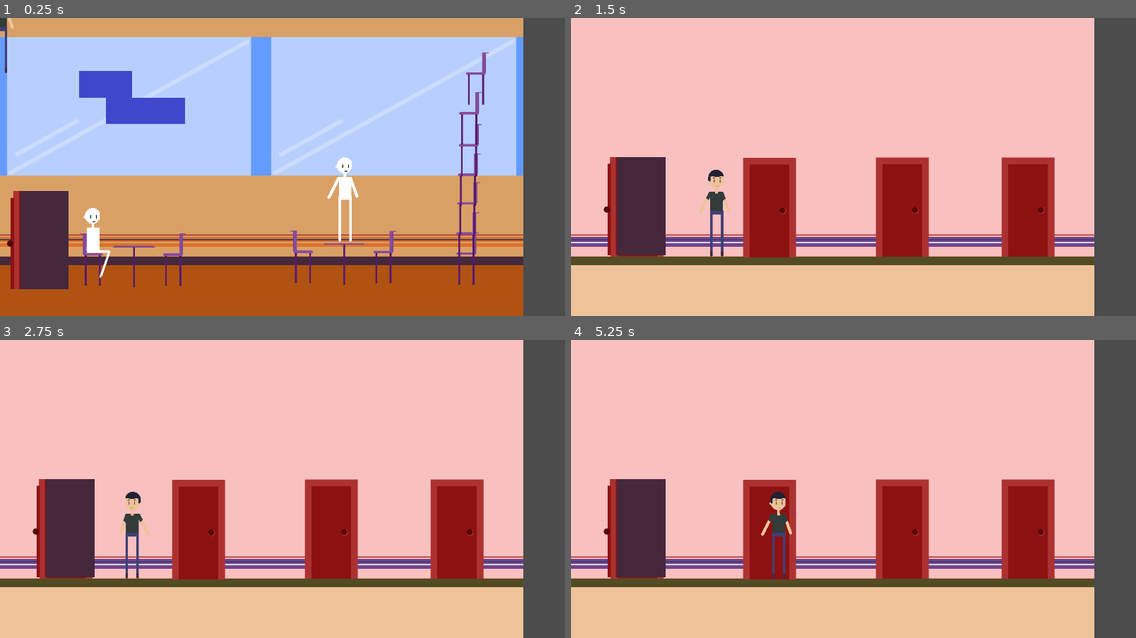
Above: before the commit, frames 1-4 (two rows, left to right).
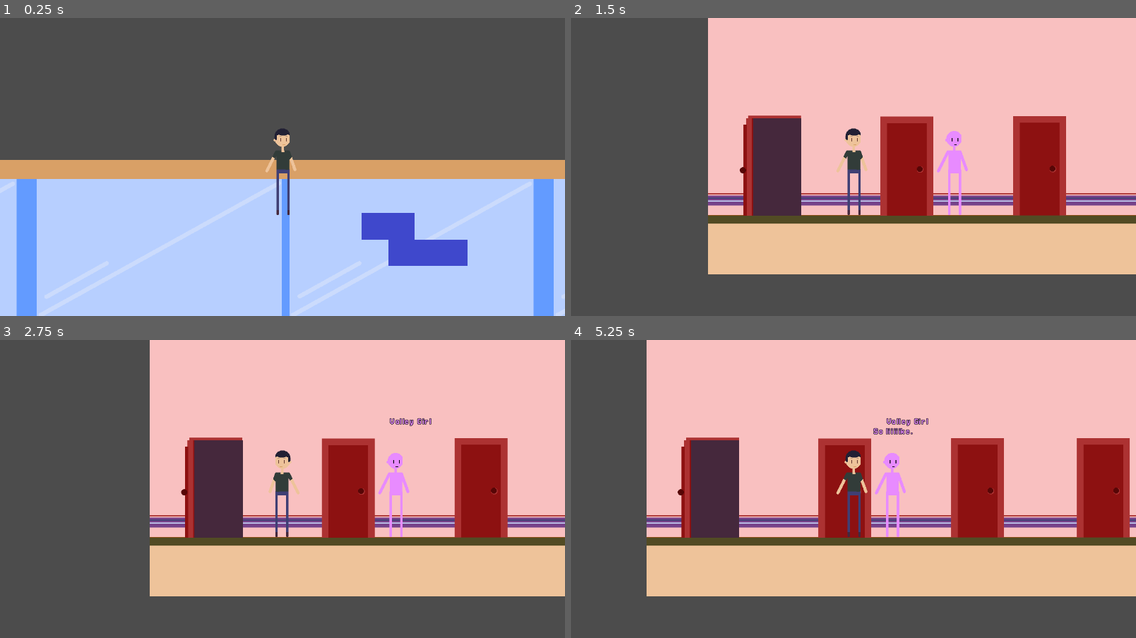
Above: after the commit, the same moments.

Repository: orangeorigins/gamejam_rpg
Game: Godot game, scene res://Scenes/DC.tscn
Two runs of this game, one before a commit and one after it. Both use one fixed random seed, a clock stepped at 60 frames per second and the inputs below.
Inputs:
- Up to frame 1 (0.25 s): no input
- Up to frame 2 (1.5 s): tap Enter (ui_accept) at 0.5, 0.77, 0.8, 1.07, 1.35 s; hold D (right) from 0.53 s (still down); tap B (b) at 0.6 s
- Up to frame 3 (2.75 s): tap Enter (ui_accept) at 1.52, 1.82, 2.3 s; tap B (b) at 1.55, 2.1 s; release D (right) at 2.03 s; hold A (left) from 2.03 s (still down)
- Up to frame 4 (5.25 s): release A (left) at 2.78 s; hold D (right) 2.78-4.28 s; tap B (b) at 2.85, 4.35, 5.1 s; tap Enter (ui_accept) at 3.02, 3.32, 3.6, 3.77, 4.07, 4.52, 4.82 s; hold A (left) 4.28-5.03 s; hold D (right) from 5.03 s (still down)

The runs differ from the first frame. In frame 1, 96% of the frame differs, in the area x 0-100%, y 0-100%; in frame 2, 62%; in frame 3, 65%; in frame 4, 62%.

Commit message:
FONT

Diff:
--- /dev/null
+++ b/project/Font.tres
@@ -0,0 +1,10 @@
+[gd_resource type="DynamicFont" load_steps=2 format=2]
+
+[ext_resource path="res://Pixellari.ttf" type="DynamicFontData" id=1]
+
+[resource]
+size = 20
+outline_size = 1
+outline_color = Color( 0, 0, 0, 1 )
+extra_spacing_char = 1
+font_data = ExtResource( 1 )
--- a/project/Scenes/Background_Dorm.tscn
+++ b/project/Scenes/Background_Dorm.tscn
@@ -1,22 +1,32 @@
-[gd_scene load_steps=5 format=2]
+[gd_scene load_steps=6 format=2]
 
 [ext_resource path="res://Art/Background_Dorm.png" type="Texture" id=1]
 [ext_resource path="res://Scenes/Open Door.tscn" type="PackedScene" id=2]
 [ext_resource path="res://Scenes/Player.tscn" type="PackedScene" id=3]
 [ext_resource path="res://tile_set.res" type="TileSet" id=4]
+[ext_resource path="res://Scenes/NPC.tscn" type="PackedScene" id=5]
 
 [node name="Background_Dorm" type="Sprite"]
+z_index = -2
+z_as_relative = false
 texture = ExtResource( 1 )
 centered = false
 
 [node name="Open Door" parent="." instance=ExtResource( 2 )]
-position = Vector2( 153.347, 454.677 )
+position = Vector2( 150, 460 )
 destination = "res://Scenes/DC.tscn"
 
 [node name="Player" parent="." instance=ExtResource( 3 )]
 position = Vector2( 340.935, 460.405 )
+z_as_relative = false
 
 [node name="TileMap" type="TileMap" parent="."]
 tile_set = ExtResource( 4 )
 format = 1
 tile_data = PoolIntArray( 589824, 2, 0, 589825, 2, 0, 589826, 2, 0, 589827, 2, 0, 589828, 2, 0, 589829, 2, 0, 589830, 2 …(215 unchanged characters)…
+
+[node name="NPC" parent="." instance=ExtResource( 5 )]
+modulate = Color( 0.909804, 0.545098, 1, 1 )
+position = Vector2( 600, 460 )
+npc_name = "Valley Girl"
+dialog = [ "So liiiiike….", "Hey!" ]
--- a/project/Scenes/DC.tscn
+++ b/project/Scenes/DC.tscn
@@ -12,19 +12,30 @@
 [node name="DC" type="Node2D"]
 
 [node name="Background_DC" type="Sprite" parent="."]
+z_index = -2
+z_as_relative = false
 texture = ExtResource( 1 )
 centered = false
 __meta__ = {
 "_edit_lock_": true
 }
 
+[node name="Background_DC2" type="Sprite" parent="."]
+position = Vector2( -1249.86, 0 )
+z_index = -2
+z_as_relative = false
+texture = ExtResource( 1 )
+centered = false
+
 [node name="TileMap" type="TileMap" parent="."]
 tile_set = ExtResource( 2 )
 format = 1
-tile_data = PoolIntArray( 131075, 0, 0, 131076, 0, 0, 196612, 0, 0, 196613, 0, 0, 196614, 0, 0, 655360, 2, 0, 655361, 2, 0, 655362, 2, 0, 655363, 2, 0, 655364, 2, 0, 655365, 2, 0, 655366, 2, 0, 655367, 2, 0, 655368, 2, 0, 655369, 2, 0, 655370, 2, 0, 655371, 2, 0, 655372, 2, 0, 655373, 2, 0, 655374, 2, 0, 655375, 2, 0, 655376, 2, 0, 655377, 2, 0, 655378, 2, 0, 655379, 2, 0, 655380, 2, 0, 655381, 2, 0 )
+tile_data = PoolIntArray( 20, 0, 0, 131052, 0, 0, 65556, 0, 0, 196588, 0, 0, 131075, 0, 0, 131076, 0, 0, 131092, 0, 0, 262124, 0, 0, 196612, 0, 0, 196613, 0, 0, 196614, 0, 0, 196628, 0, 0, 327660, 0, 0, 262164, 0, 0, 393196, 0, 0, 327700, 0, 0, 458732, 0, 0, 393236, 0, 0, 524268, 0, 0, 458772, 0, 0, 589804, 0, 0, 524308, 0, 0, 655340, 0, 0, 589844, 0, 0, 720876, 0, 0, 720877, 2, 0, 720878, 2, 0, 720879, 2, 0, 720880, 2, 0, 720881, 2, 0, 720882, 2, 0, 720883, 2, 0, 720884, 2, 0, 720885, 2, 0, 720886, 2, 0, 720887, 2, 0, 720888, 2, 0, 720889, 2, 0, 720890, 2, 0, 720891, 2, 0, 720892, 2, 0, 720893, 2, 0, 720894, 2, 0, 720895, 2, 0, 655360, 2, 0, 655361, 2, 0, 655362, 2, 0, 655363, 2, 0, 655364, 2, 0, 655365, 2, 0, 655366, 2, 0, 655367, 2, 0, 655368, 2, 0, 655369, 2, 0, 655370, 2, 0, 655371, 2, 0, 655372, 2, 0, 655373, 2, 0, 655374, 2, 0, 655375, 2, 0, 655376, 2, 0, 655377, 2, 0, 655378, 2, 0, 655379, 2, 0, 655380, 0, 0, 655381, 2, 0 )
 __meta__ = {
 "_edit_lock_": true
 }
+
+[node name="Camera2D" type="Camera2D" parent="TileMap"]
 
 [node name="Chair" parent="." instance=ExtResource( 3 )]
 position = Vector2( 230, 529 )
--- a/project/Scenes/NPC.gd
+++ b/project/Scenes/NPC.gd
@@ -14,8 +14,8 @@
 # Called when the node enters the scene tree for the first time.
 func _ready():
 	area.connect("body_entered", self, "_on_Area2D_body_entered")
-	$RichTextLabel2.text = ""
-	$RichTextLabel.text = ""
+	$Label2.text = ""
+	$Label.text = ""
 
 	if is_sitting:
 		$"NPC SITTING".visible = true
@@ -29,10 +29,10 @@
 
 		#say nothing when finished with lines
 		if dialog_index == -1:
-			$RichTextLabel.text = ""
+			$Label.text = ""
 		else:
-			$RichTextLabel2.text = npc_name
-			$RichTextLabel.text= dialog[dialog_index]
+			$Label2.text = npc_name
+			$Label.text= dialog[dialog_index]
 		dialog_index += 1
 		if dialog_index >= dialog.size():
 			dialog_index = -1
@@ -51,7 +51,7 @@
 		return
 	near_player = false
 	dialog_index = 0
-	$RichTextLabel2.text = ""
-	$RichTextLabel.text = ""
+	$Label2.text = ""
+	$Label.text = ""
 
 	pass # Replace with function body.
--- a/project/Scenes/NPC.tscn
+++ b/project/Scenes/NPC.tscn
@@ -1,8 +1,9 @@
-[gd_scene load_steps=5 format=2]
+[gd_scene load_steps=6 format=2]
 
 [ext_resource path="res://Scenes/NPC.gd" type="Script" id=1]
 [ext_resource path="res://Art/NPC_Template.png" type="Texture" id=2]
 [ext_resource path="res://Art/NPC SITTING.png" type="Texture" id=3]
+[ext_resource path="res://Font.tres" type="DynamicFont" id=4]
 
 [sub_resource type="RectangleShape2D" id=1]
 extents = Vector2( 242.026, 109.597 )
@@ -22,26 +23,25 @@
 position = Vector2( -5.51138, 13.8635 )
 shape = SubResource( 1 )
 
-[node name="RichTextLabel" type="RichTextLabel" parent="."]
-margin_left = -92.0
-margin_top = -163.0
-margin_right = 94.0
-margin_bottom = -61.0
-rect_scale = Vector2( 2, 2 )
-
-[node name="RichTextLabel2" type="RichTextLabel" parent="."]
-margin_left = -93.0
-margin_top = -185.283
-margin_right = 150.0
-margin_bottom = -152.283
-rect_scale = Vector2( 2, 2 )
-bbcode_enabled = true
-bbcode_text = "[b]NAME[/b]"
-text = "NAME"
-
 [node name="NPC SITTING" type="Sprite" parent="."]
 position = Vector2( -0.37738, -23.7733 )
 texture = ExtResource( 3 )
 
+[node name="Label" type="Label" parent="."]
+margin_left = -50.9427
+margin_top = -149.432
+margin_right = 51.0573
+margin_bottom = -133.432
+custom_fonts/font = ExtResource( 4 )
+text = "SAMPLE TEXT"
+
+[node name="Label2" type="Label" parent="."]
+margin_left = -20.7544
+margin_top = -172.828
+margin_right = 19.2456
+margin_bottom = -158.828
+custom_fonts/font = ExtResource( 4 )
+text = "NAME"
+
 [connection signal="body_entered" from="Area2D" to="." method="_on_Area2D_body_entered"]
 [connection signal="body_exited" from="Area2D" to="." method="_on_Area2D_body_exited"]
--- a/project/Scenes/Open Door.tscn
+++ b/project/Scenes/Open Door.tscn
@@ -7,6 +7,8 @@
 extents = Vector2( 66.7369, 120.211 )
 
 [node name="Open Door" type="Sprite"]
+z_index = -1
+z_as_relative = false
 texture = ExtResource( 1 )
 script = ExtResource( 2 )
 
--- a/project/Scenes/Player.tscn
+++ b/project/Scenes/Player.tscn
@@ -17,4 +17,8 @@
 texture = ExtResource( 2 )
 
 [node name="CollisionPolygon2D" type="CollisionPolygon2D" parent="."]
+z_as_relative = false
 polygon = PoolVector2Array( -40, 10, 40, 10, 0, -40 )
+
+[node name="Camera2D" type="Camera2D" parent="."]
+current = true
Not shown, added: project/Art/Moolah.png.import
